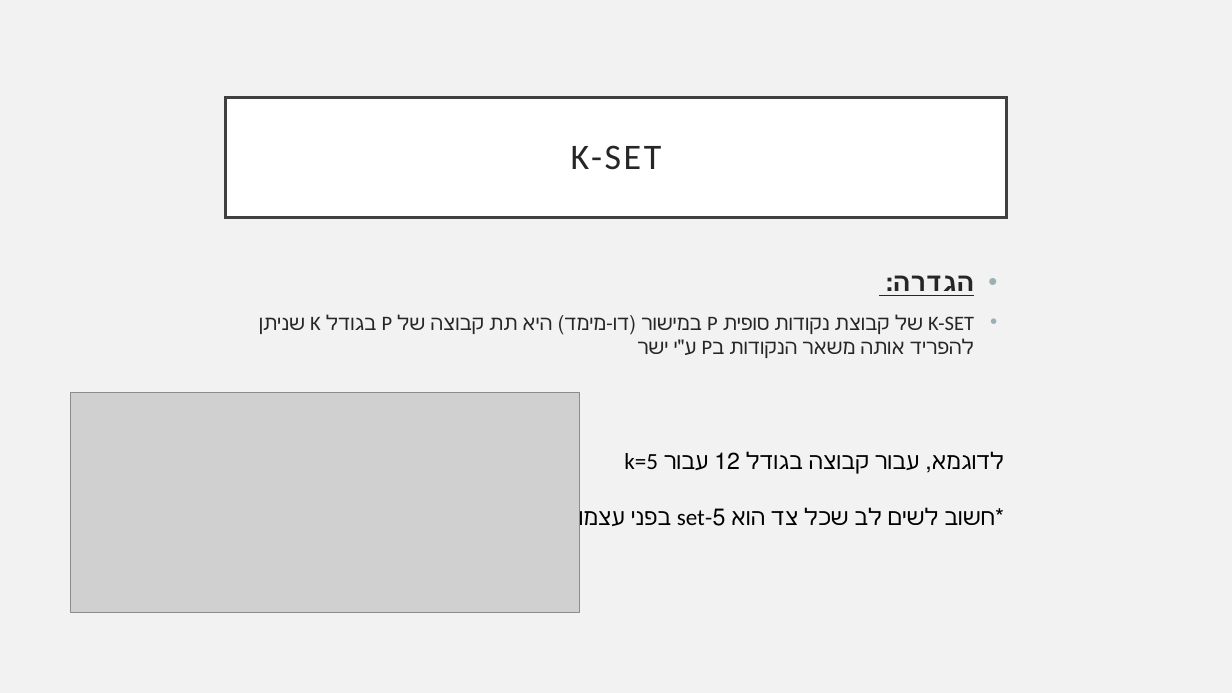
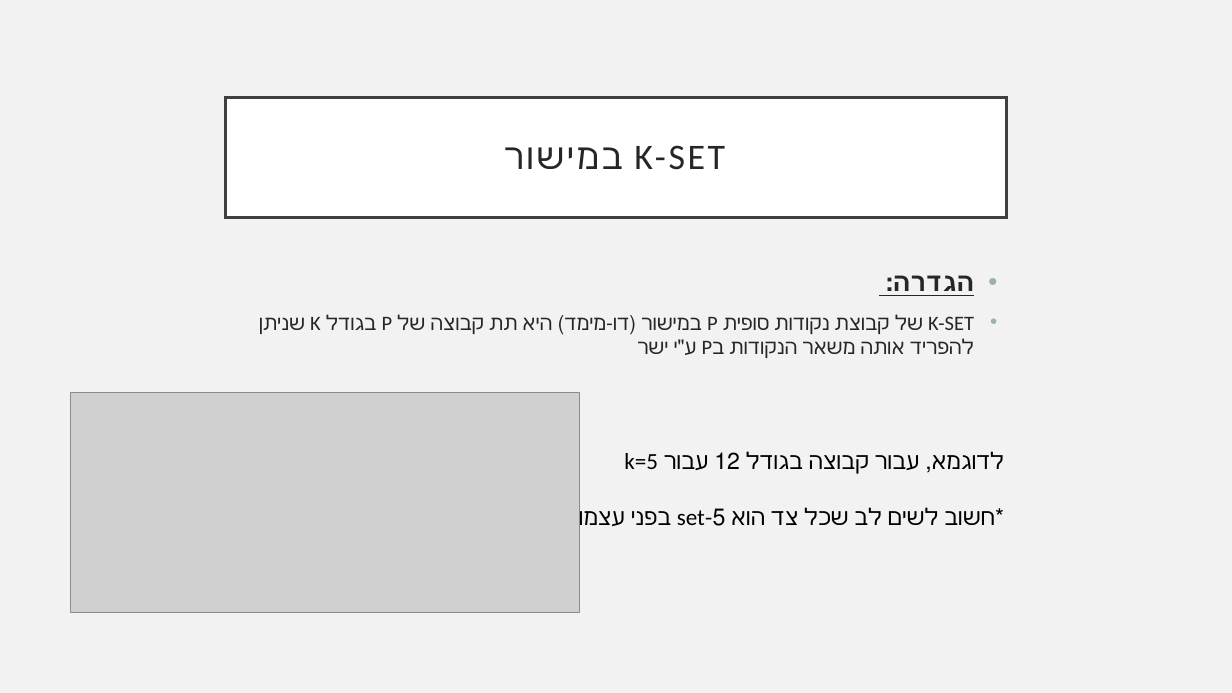
Before and after one commit to EvgenyVendrov/CS_Seminar, a slide deck: slide 2 of first part/Improved bounds for planar k-sets.pptx. Drawn at 1232x693 pixels with LibreOffice and Linux fonts; fonts in the diff are those of the drawing; grey boxes stand for pictures. Boxes give left, top, right and bottom in pixels: in the first picture for what was removed or moved away, otherwise in the second. Text is boxed around its words. In the diff, an @@ line names an element or a change of style, - is before the commit and + after.

```diff
--- a/first part/Improved bounds for planar k-sets.pptx
+++ b/first part/Improved bounds for planar k-sets.pptx
@@ title at [634, 145, 725, 330]: text changed @@
-K-SET
+K-SET במישור
```
